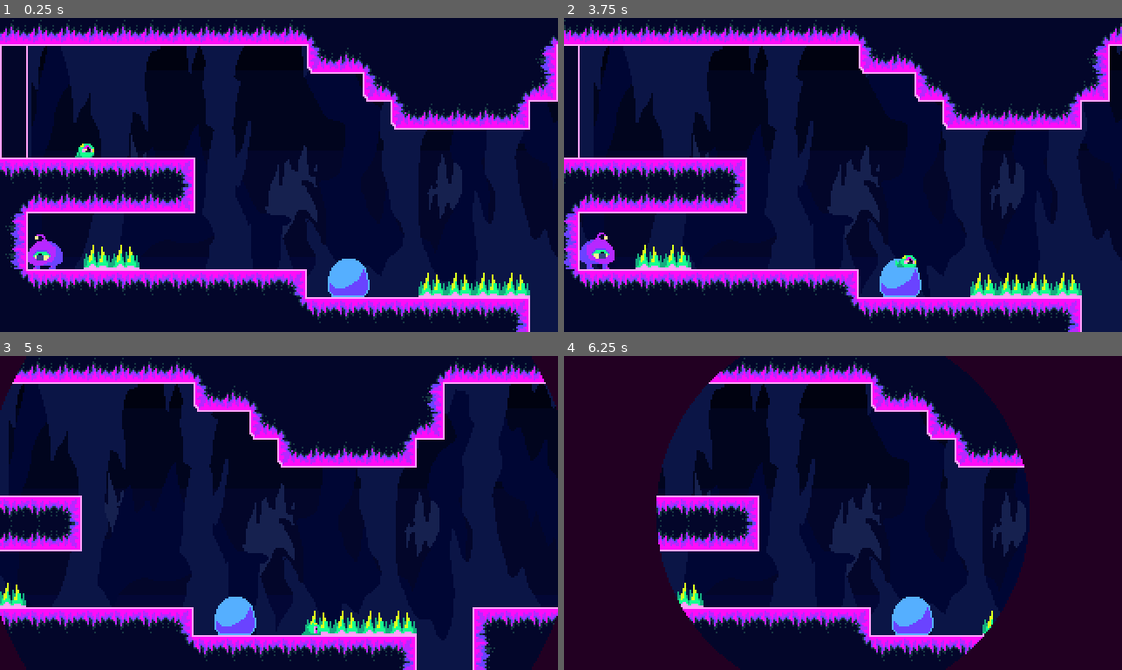
Above: before the commit, frames 1-4 (two rows, left to right).
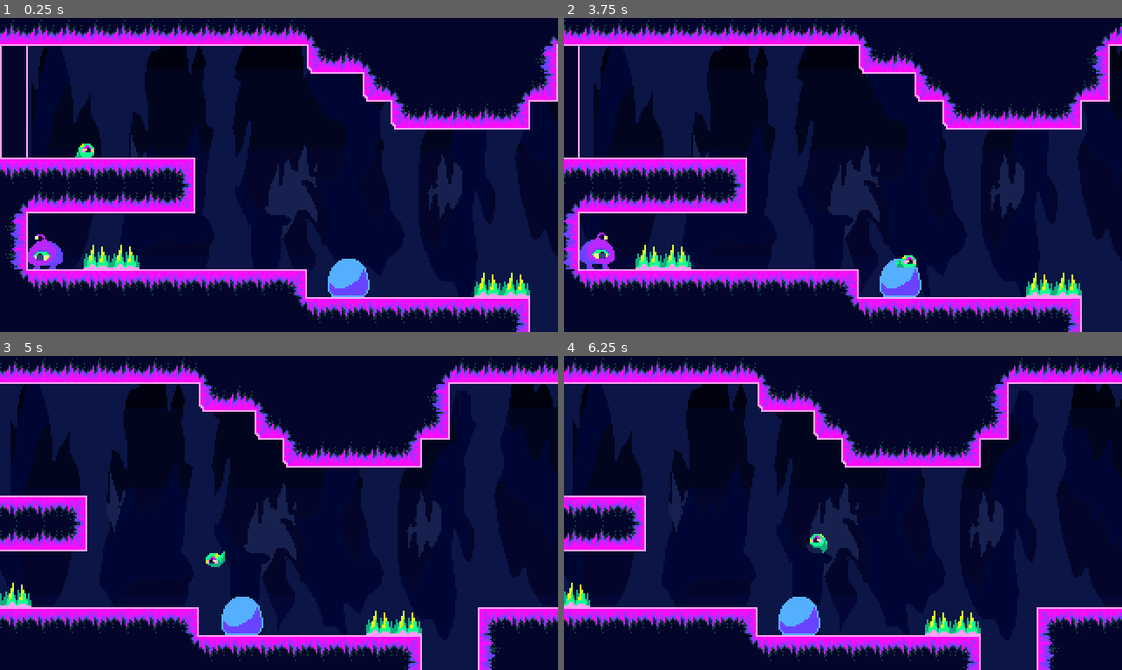
Above: after the commit, the same moments.

Repository: DfindWox/TGD-Wild-Jam-67
Game: Godot game, scene res://Scenes/Levels/level_4.tscn
The game is run twice, just before and just after one commit, with the same random seed, the same clock (stepped at 60 frames per second) and the same inputs. This scene is started directly instead of the project's main scene.
Inputs (mouse positions are in pixels of both pictures, inside the frame that each line leads up to):
- Up to frame 1 (0.25 s): no input
- Up to frame 2 (3.75 s): move the mouse to (965, 159) at 0.52 s; hold Right (ui_right) 0.53-2.03 s; tap Space (attack) at 0.6, 2.1, 3.6 s; tap Up (ui_up) at 0.77, 1.52, 3.02 s; move the mouse to (731, 190) at 1.27 s; tap Z (take_over) at 1.35, 2.85 s; move the mouse to (898, 105) at 2.02 s; hold Left (ui_left) 2.03-2.78 s; move the mouse to (815, 237) at 2.77 s; hold Right (ui_right) from 2.78 s (still down); move the mouse to (1010, 222) at 3.52 s
- Up to frame 3 (5 s): tap Up (ui_up) at 3.77, 4.52 s; move the mouse to (111, 465) at 4.27 s; release Right (ui_right) at 4.28 s; hold Left (ui_left) from 4.28 s (still down); tap Z (take_over) at 4.35 s
- Up to frame 4 (6.25 s): move the mouse to (870, 513) at 5.02 s; release Left (ui_left) at 5.03 s; hold Right (ui_right) 5.03-5.78 s; tap Space (attack) at 5.1 s; move the mouse to (759, 434) at 5.77 s; hold Left (ui_left) from 5.78 s (still down); tap Z (take_over) at 5.85 s; tap Up (ui_up) at 6.02 s

The runs differ from the first frame. In frame 1, 0.5% of the frame differs, in the area x 75-85%, y 81-89%; in frame 2, 0.5%; in frame 3, 14%; in frame 4, 65%, in the area x 0-100%, y 0-100%.

Commit message:
balanceamento

Diff:
--- a/Scenes/Levels/level_4.tscn
+++ b/Scenes/Levels/level_4.tscn
@@ -29,7 +29,7 @@
 [node name="TileMap" type="TileMap" parent="."]
 tile_set = ExtResource("1_buyp2")
 format = 2
-layer_0/tile_data = PackedInt32Array(589824, 1179648, 1, 589 …(433 unchanged characters)… , 655373, 131072, 1, 655374, 131072, 1, 589839, 1, 65536, 655375, 131072, 1, 589840, 1, 65536, 655376, 131072, 1, 589841, 1, 65536, 6 …(7322 unchanged characters)…
+layer_0/tile_data = PackedInt32Array(589824, 1179648, 1, 589 …(433 unchanged characters)… , 655373, 131072, 1, 655374, 131072, 1, 655375, 131072, 1, 655376, 131072, 1, 589841, 1, 65536, 6 …(7322 unchanged characters)…
 
 [node name="Parasite" parent="." instance=ExtResource("2_anuao")]
 position = Vector2(48, 72)
